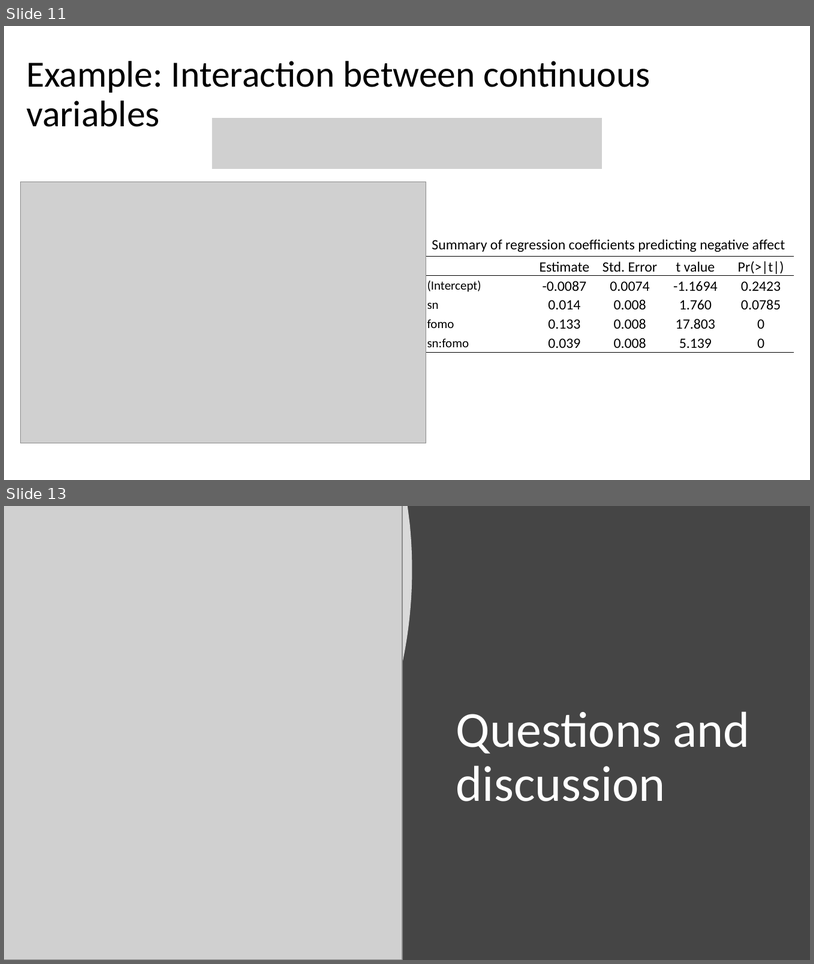
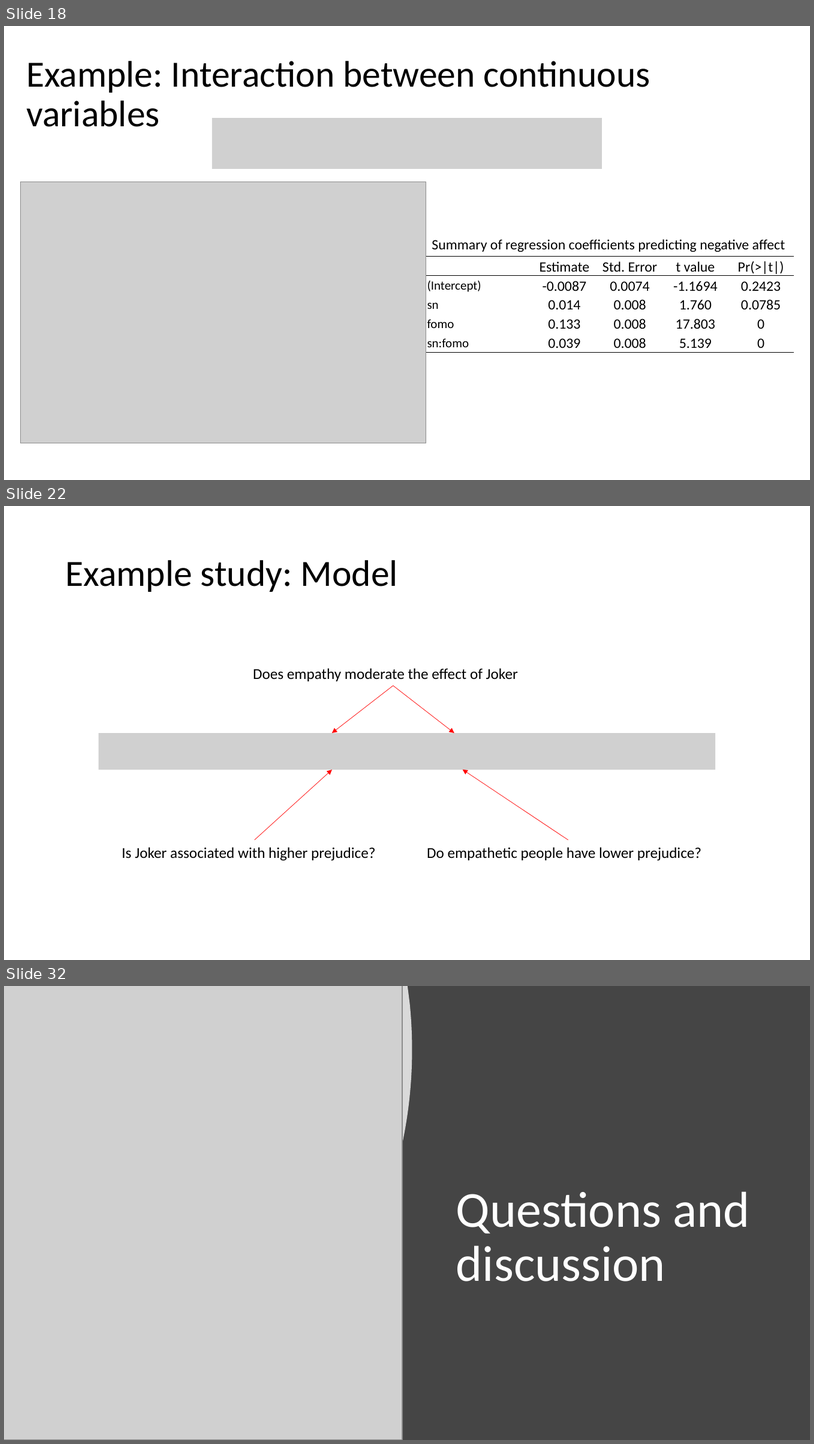
Before and after one commit to haututu/regressionLectures, a slide deck: regression_l1.pptx. Shown one above the other, each under a label of ours: slides 11 and 13 before the commit, slides 18, 22 and 32 after it; the slides between them are not shown. The pictures are 814x964 and 814x1444 pixels, drawn with LibreOffice and Linux fonts; fonts in the diff are those of the drawing; grey boxes stand for pictures. Boxes give left, top, right and bottom in pixels: in the first picture for what was removed or moved away, otherwise in the second. Text is boxed around its words. In the diff, an @@ line names an element or a change of style, - is before the commit and + after.

Commit message:
Updating screenshots and figures. Corrected issue with backwards compatability, i.e., using older format ppt.

```diff
--- a/regression_l1.pptx
+++ b/regression_l1.pptx
@@ slide 22 added at bbox=[4, 506, 810, 960], background #FFFFFF @@
@@ title added at bbox=[65, 560, 398, 592], 44 pt, text #000000 @@
+Example study: Model
@@ text added at bbox=[253, 668, 518, 681], 18 pt, text #000000 @@
+Does empathy moderate the effect of Joker
@@ arrow added from (393, 685) to (332, 733), #FF0000 0.5 pt @@
@@ arrow added from (393, 685) to (455, 733), #FF0000 0.5 pt @@
@@ picture added at bbox=[98, 733, 716, 770] @@
@@ arrow added from (254, 840) to (332, 770), #FF0000 0.5 pt @@
@@ arrow added from (569, 840) to (463, 769), #FF0000 0.5 pt @@
@@ text added at bbox=[122, 847, 375, 861], 18 pt, text #000000 @@
+Is Joker associated with higher prejudice?
@@ text added at bbox=[427, 847, 702, 861], 18 pt, text #000000 @@
+Do empathetic people have lower prejudice?
@@ what was slide 11 is now slide 18 @@
@@ what was slide 13 is now slide 32 @@
```
Also in this commit, not shown: 6 slides changed, 19 other slides added, 1 slide removed, 14 other files.
